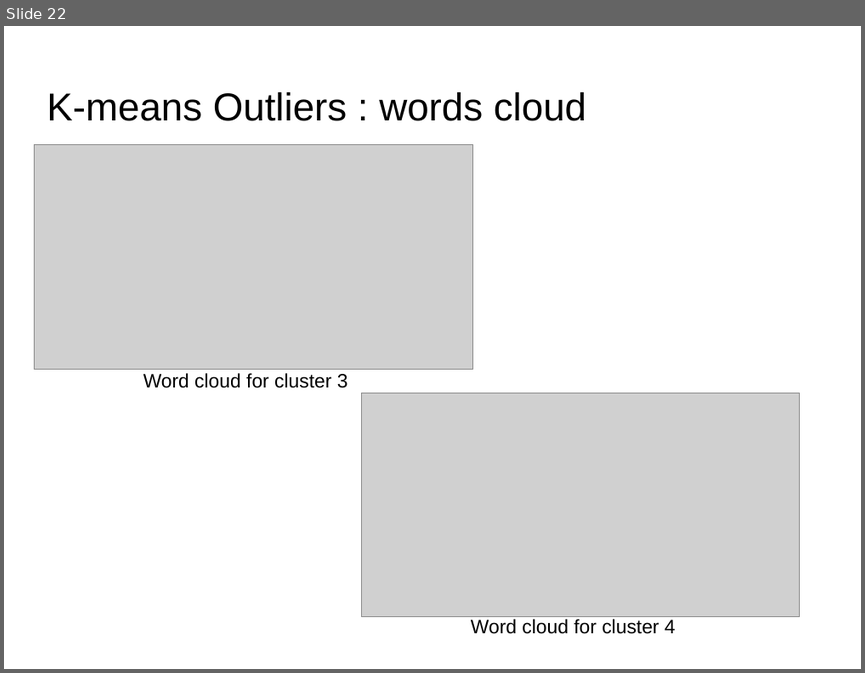
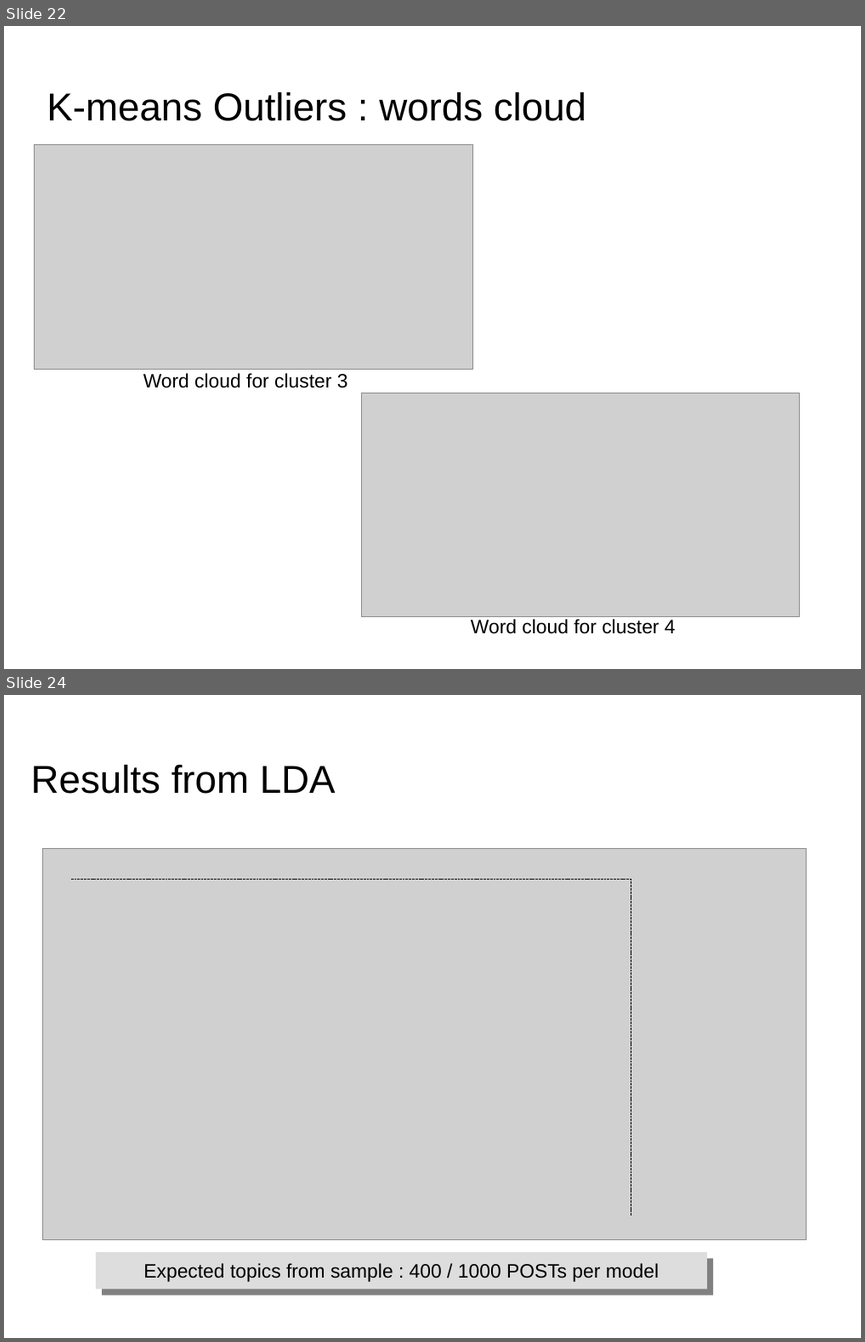
Before and after one commit to dataforcast/OC_Datascientist, a slide deck: P6/report/Openclassrooms_ParcoursDatascientist_P6-V1.odp. Shown one above the other, each under a label of ours: slide 22 before the commit, slides 22 and 24 after it; the slides between them are not shown. The pictures are 865x673 and 865x1342 pixels, drawn with LibreOffice and Linux fonts; fonts in the diff are those of the drawing; grey boxes stand for pictures; background and template pictures are left out. Boxes give left, top, right and bottom in pixels: in the first picture for what was removed or moved away, otherwise in the second. Text is boxed around its words. In the diff, an @@ line names an element or a change of style, - is before the commit and + after.

```diff
--- a/P6/report/Openclassrooms_ParcoursDatascientist_P6-V1.odp
+++ b/P6/report/Openclassrooms_ParcoursDatascientist_P6-V1.odp
@@ slide 24 added at (4, 695, 861, 1338), background picture (left out) @@
@@ title added at (31, 765, 336, 794), 36 pt, text #000000 @@
+Results from LDA
@@ picture added at (42, 848, 806, 1240) @@
@@ line added from (72, 879) to (631, 879), #000000 0 pt @@
@@ line added from (631, 879) to (631, 1215), #000000 0 pt @@
@@ rectangle added at (96, 1253, 707, 1289), fill #DDDDDD, 18 pt, text #000000 @@
+Expected topics from sample : 400 / 1000 POSTs per model
```
Also in this commit, not shown: 6 slides changed, 1 slide removed, 8 other files.
